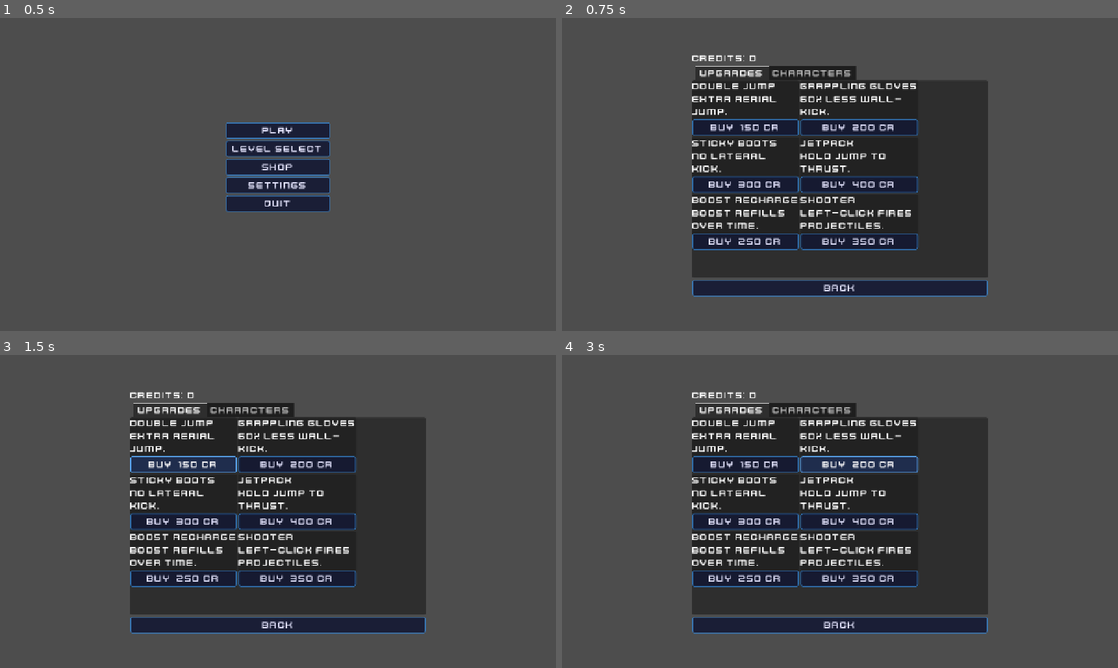
Above: before the commit, frames 1-4 (two rows, left to right).
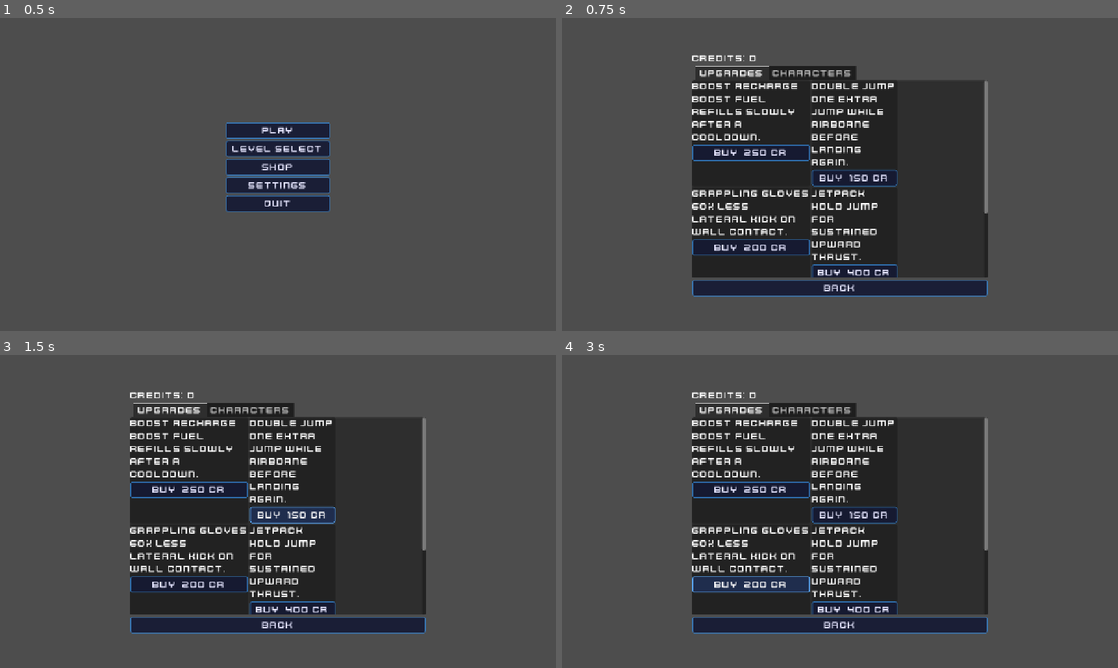
Above: after the commit, the same moments.

Repository: Dinozor/space-jumper
Game: Godot game, scene res://game/main/main.tscn
Same seed, same stepped clock (60 frames per second), same inputs: the game is played once before the commit and once after it.
Inputs:
- Up to frame 1 (0.5 s): no input
- Up to frame 2 (0.75 s): click "Shop" at 0.5 s
- Up to frame 3 (1.5 s): click "Buy 150 cr" at 1.25 s
- Up to frame 4 (3 s): click "Buy 250 cr" at 2 s; click "Buy 200 cr" at 2.75 s

Frame 1 is identical in both runs. In frame 2, 8.6% of the frame differs, in the area x 23-77%, y 19-83%; in frame 3, 9.5%; in frame 4, 9.8%.

Commit message:
refactor(abilities): replace match-based factory with data-driven scene instantiation
Each ability is now a PackedScene referenced by AbilityData (.tres).
GameState loads all AbilityData from resources/abilities/ folder.
Player._build_abilities() does data.scene.instantiate() — no type
knowledge, no match statement. Adding a new ability requires only a
new .gd script + .tscn scene + .tres resource file, zero player changes.
AbilityShooting.projectile_scene is set in the scene file, not in code.
Shop uses GameState.abilities array, no hardcoded ability list.

Co-Authored-By: Claude Sonnet 4.6 <noreply@anthropic.com>

Diff:
--- a/core/autoloads/game_state.gd
+++ b/core/autoloads/game_state.gd
@@ -3,6 +3,7 @@
 ## Global game state: score, lives, unlocks, current level, economy, characters.
 
 const CHARACTERS_PATH: String = "res://resources/characters/"
+const ABILITIES_PATH: String = "res://resources/abilities/"
 
 var score: int = 0
 var lives: int = 3
@@ -15,6 +16,7 @@
 var current_character: String = "penguin"
 var unlocked_characters: Array[String] = ["penguin"]
 var characters: Array[CharacterData] = []
+var abilities: Array[AbilityData] = []
 ## Upgrade tiers per stat per character: {"penguin": {"move_speed": 2, ...}}
 var character_upgrades: Dictionary = {}
 
@@ -22,6 +24,14 @@
 func _ready() -> void:
 	levels = LevelLoader.load_all()
 	characters = _load_characters()
+	abilities = _load_abilities()
+
+
+func get_ability_data(ability_id: String) -> AbilityData:
+	for ab: AbilityData in abilities:
+		if ab.ability_id == ability_id:
+			return ab
+	return null
 
 
 func get_current_character() -> CharacterData:
@@ -86,6 +96,18 @@
 	return result
 
 
+func _load_abilities() -> Array[AbilityData]:
+	var result: Array[AbilityData] = []
+	var files: PackedStringArray = DirAccess.get_files_at(ABILITIES_PATH)
+	for file_name: String in files:
+		if not file_name.ends_with(".tres"):
+			continue
+		var res: Resource = load(ABILITIES_PATH + file_name)
+		if res is AbilityData:
+			result.append(res as AbilityData)
+	return result
+
+
 func _find_character(character_id: String) -> CharacterData:
 	for c: CharacterData in characters:
 		if c.character_id == character_id:
--- a/game/menu/shop.gd
+++ b/game/menu/shop.gd
@@ -2,25 +2,8 @@
 extends Control
 
 ## Shop: two tabs — Upgrades (ability grid) and Characters (cards + stat upgrades).
+## Abilities are loaded from GameState.abilities — no hardcoded list here.
 
-const ABILITIES: Array[Dictionary] = [
-	{"id": "double_jump", "name": "Double Jump", "desc": "Extra aerial jump.", "cost": 150},
-	{
-		"id": "grappling_gloves",
-		"name": "Grappling Gloves",
-		"desc": "60% less wall-kick.",
-		"cost": 200
-	},
-	{"id": "sticky_boots", "name": "Sticky Boots", "desc": "No lateral kick.", "cost": 300},
-	{"id": "jetpack", "name": "Jetpack", "desc": "Hold jump to thrust.", "cost": 400},
-	{
-		"id": "boost_recharge",
-		"name": "Boost Recharge",
-		"desc": "Boost refills over time.",
-		"cost": 250
-	},
-	{"id": "shooting", "name": "Shooter", "desc": "Left-click fires projectiles.", "cost": 350},
-]
 const STATS: Array[String] = ["move_speed", "jump_force", "aerodynamics"]
 const STAT_UPGRADE_COST: int = 100
 
@@ -44,30 +27,30 @@
 func _build_upgrades_grid() -> void:
 	for child: Node in _grid.get_children():
 		child.queue_free()
-	for ability: Dictionary in ABILITIES:
-		_grid.add_child(_make_ability_card(ability))
+	for ab: AbilityData in GameState.abilities:
+		_grid.add_child(_make_ability_card(ab))
 
 
-func _make_ability_card(ability: Dictionary) -> PanelContainer:
+func _make_ability_card(ab: AbilityData) -> PanelContainer:
 	var card: PanelContainer = PanelContainer.new()
 	var vbox: VBoxContainer = VBoxContainer.new()
 	card.add_child(vbox)
 	var title: Label = Label.new()
-	title.text = ability["name"]
+	title.text = ab.display_name
 	vbox.add_child(title)
 	var desc: Label = Label.new()
-	desc.text = ability["desc"]
+	desc.text = ab.description
 	desc.autowrap_mode = TextServer.AUTOWRAP_WORD_SMART
 	vbox.add_child(desc)
-	var owned: bool = ability["id"] in GameState.purchased_abilities
+	var owned: bool = ab.ability_id in GameState.purchased_abilities
 	if owned:
 		var lbl: Label = Label.new()
 		lbl.text = "[owned]"
 		vbox.add_child(lbl)
 	else:
 		var btn: Button = Button.new()
-		btn.text = "Buy  %d cr" % ability["cost"]
-		btn.pressed.connect(_on_buy_ability.bind(ability))
+		btn.text = "Buy  %d cr" % ab.cost
+		btn.pressed.connect(_on_buy_ability.bind(ab))
 		vbox.add_child(btn)
 	return card
 
@@ -130,9 +113,9 @@
 	vbox.add_child(grid)
 
 
-func _on_buy_ability(ability: Dictionary) -> void:
+func _on_buy_ability(ab: AbilityData) -> void:
 	AudioManager.play_button()
-	if GameState.purchase_ability(ability["id"], ability["cost"]):
+	if GameState.purchase_ability(ab.ability_id, ab.cost):
 		_refresh()
 
 
--- /dev/null
+++ b/game/player/abilities/ability_boost_recharge.tscn
@@ -0,0 +1,6 @@
+[gd_scene format=3]
+
+[ext_resource type="Script" path="res://game/player/abilities/ability_boost_recharge.gd" id="Script_1"]
+
+[node name="ability_boost_recharge" type="Node"]
+script = ExtResource("Script_1")
--- /dev/null
+++ b/game/player/abilities/ability_double_jump.tscn
@@ -0,0 +1,6 @@
+[gd_scene format=3]
+
+[ext_resource type="Script" path="res://game/player/abilities/ability_double_jump.gd" id="Script_1"]
+
+[node name="ability_double_jump" type="Node"]
+script = ExtResource("Script_1")
--- /dev/null
+++ b/game/player/abilities/ability_grappling_gloves.tscn
@@ -0,0 +1,6 @@
+[gd_scene format=3]
+
+[ext_resource type="Script" path="res://game/player/abilities/ability_grappling_gloves.gd" id="Script_1"]
+
+[node name="ability_grappling_gloves" type="Node"]
+script = ExtResource("Script_1")
--- /dev/null
+++ b/game/player/abilities/ability_jetpack.tscn
@@ -0,0 +1,6 @@
+[gd_scene format=3]
+
+[ext_resource type="Script" path="res://game/player/abilities/ability_jetpack.gd" id="Script_1"]
+
+[node name="ability_jetpack" type="Node"]
+script = ExtResource("Script_1")
--- /dev/null
+++ b/game/player/abilities/ability_shooting.tscn
@@ -0,0 +1,8 @@
+[gd_scene format=3]
+
+[ext_resource type="Script" path="res://game/player/abilities/ability_shooting.gd" id="Script_1"]
+[ext_resource type="PackedScene" path="res://game/objects/projectile.tscn" id="Scene_Projectile"]
+
+[node name="ability_shooting" type="Node"]
+script = ExtResource("Script_1")
+projectile_scene = ExtResource("Scene_Projectile")
--- /dev/null
+++ b/game/player/abilities/ability_sticky_boots.tscn
@@ -0,0 +1,6 @@
+[gd_scene format=3]
+
+[ext_resource type="Script" path="res://game/player/abilities/ability_sticky_boots.gd" id="Script_1"]
+
+[node name="ability_sticky_boots" type="Node"]
+script = ExtResource("Script_1")
--- a/game/player/player.gd
+++ b/game/player/player.gd
@@ -60,10 +60,14 @@
 
 func _build_abilities() -> void:
 	for id: String in GameState.purchased_abilities:
-		var ability: PlayerAbility = _ability_for_id(id)
-		if ability != null:
-			add_child(ability)
-			_abilities.append(ability)
+		var data: AbilityData = GameState.get_ability_data(id)
+		if data == null or data.scene == null:
+			continue
+		var ability: PlayerAbility = data.scene.instantiate() as PlayerAbility
+		if ability == null:
+			continue
+		add_child(ability)
+		_abilities.append(ability)
 
 
 func _physics_process(delta: float) -> void:
@@ -204,22 +208,3 @@
 	_mesh.rotation.x = lerp(
 		_mesh.rotation.x, -normalized_vy * max_tilt_angle, rotation_speed * delta
 	)
-
-
-func _ability_for_id(id: String) -> PlayerAbility:
-	match id:
-		"double_jump":
-			return AbilityDoubleJump.new()
-		"grappling_gloves":
-			return AbilityGrapplingGloves.new()
-		"sticky_boots":
-			return AbilityStickyBoots.new()
-		"jetpack":
-			return AbilityJetpack.new()
-		"boost_recharge":
-			return AbilityBoostRecharge.new()
-		"shooting":
-			var ab: AbilityShooting = AbilityShooting.new()
-			ab.projectile_scene = load("res://game/objects/projectile.tscn")
-			return ab
-	return null
--- /dev/null
+++ b/resources/abilities/boost_recharge.tres
@@ -0,0 +1,12 @@
+[gd_resource type="Resource" script_class="AbilityData" format=3]
+
+[ext_resource type="Script" path="res://core/models/ability_data.gd" id="Script_AbilityData"]
+[ext_resource type="PackedScene" path="res://game/player/abilities/ability_boost_recharge.tscn" id="Scene_1"]
+
+[resource]
+script = ExtResource("Script_AbilityData")
+ability_id = "boost_recharge"
+display_name = "Boost Recharge"
+description = "Boost fuel refills slowly after a cooldown."
+cost = 250
+scene = ExtResource("Scene_1")
--- /dev/null
+++ b/resources/abilities/double_jump.tres
@@ -0,0 +1,12 @@
+[gd_resource type="Resource" script_class="AbilityData" format=3]
+
+[ext_resource type="Script" path="res://core/models/ability_data.gd" id="Script_AbilityData"]
+[ext_resource type="PackedScene" path="res://game/player/abilities/ability_double_jump.tscn" id="Scene_1"]
+
+[resource]
+script = ExtResource("Script_AbilityData")
+ability_id = "double_jump"
+display_name = "Double Jump"
+description = "One extra jump while airborne before landing again."
+cost = 150
+scene = ExtResource("Scene_1")
--- /dev/null
+++ b/resources/abilities/grappling_gloves.tres
@@ -0,0 +1,12 @@
+[gd_resource type="Resource" script_class="AbilityData" format=3]
+
+[ext_resource type="Script" path="res://core/models/ability_data.gd" id="Script_AbilityData"]
+[ext_resource type="PackedScene" path="res://game/player/abilities/ability_grappling_gloves.tscn" id="Scene_1"]
+
+[resource]
+script = ExtResource("Script_AbilityData")
+ability_id = "grappling_gloves"
+display_name = "Grappling Gloves"
+description = "60% less lateral kick on wall contact."
+cost = 200
+scene = ExtResource("Scene_1")
--- /dev/null
+++ b/resources/abilities/jetpack.tres
@@ -0,0 +1,12 @@
+[gd_resource type="Resource" script_class="AbilityData" format=3]
+
+[ext_resource type="Script" path="res://core/models/ability_data.gd" id="Script_AbilityData"]
+[ext_resource type="PackedScene" path="res://game/player/abilities/ability_jetpack.tscn" id="Scene_1"]
+
+[resource]
+script = ExtResource("Script_AbilityData")
+ability_id = "jetpack"
+display_name = "Jetpack"
+description = "Hold Jump for sustained upward thrust."
+cost = 400
+scene = ExtResource("Scene_1")
--- /dev/null
+++ b/resources/abilities/shooting.tres
@@ -0,0 +1,12 @@
+[gd_resource type="Resource" script_class="AbilityData" format=3]
+
+[ext_resource type="Script" path="res://core/models/ability_data.gd" id="Script_AbilityData"]
+[ext_resource type="PackedScene" path="res://game/player/abilities/ability_shooting.tscn" id="Scene_1"]
+
+[resource]
+script = ExtResource("Script_AbilityData")
+ability_id = "shooting"
+display_name = "Shooter"
+description = "Left-click fires projectiles that destroy shootable debris."
+cost = 350
+scene = ExtResource("Scene_1")
--- /dev/null
+++ b/resources/abilities/sticky_boots.tres
@@ -0,0 +1,12 @@
+[gd_resource type="Resource" script_class="AbilityData" format=3]
+
+[ext_resource type="Script" path="res://core/models/ability_data.gd" id="Script_AbilityData"]
+[ext_resource type="PackedScene" path="res://game/player/abilities/ability_sticky_boots.tscn" id="Scene_1"]
+
+[resource]
+script = ExtResource("Script_AbilityData")
+ability_id = "sticky_boots"
+display_name = "Sticky Boots"
+description = "No lateral kick — bounce straight up from walls."
+cost = 300
+scene = ExtResource("Scene_1")
Not shown, added: core/models/character_data.gd.uid
